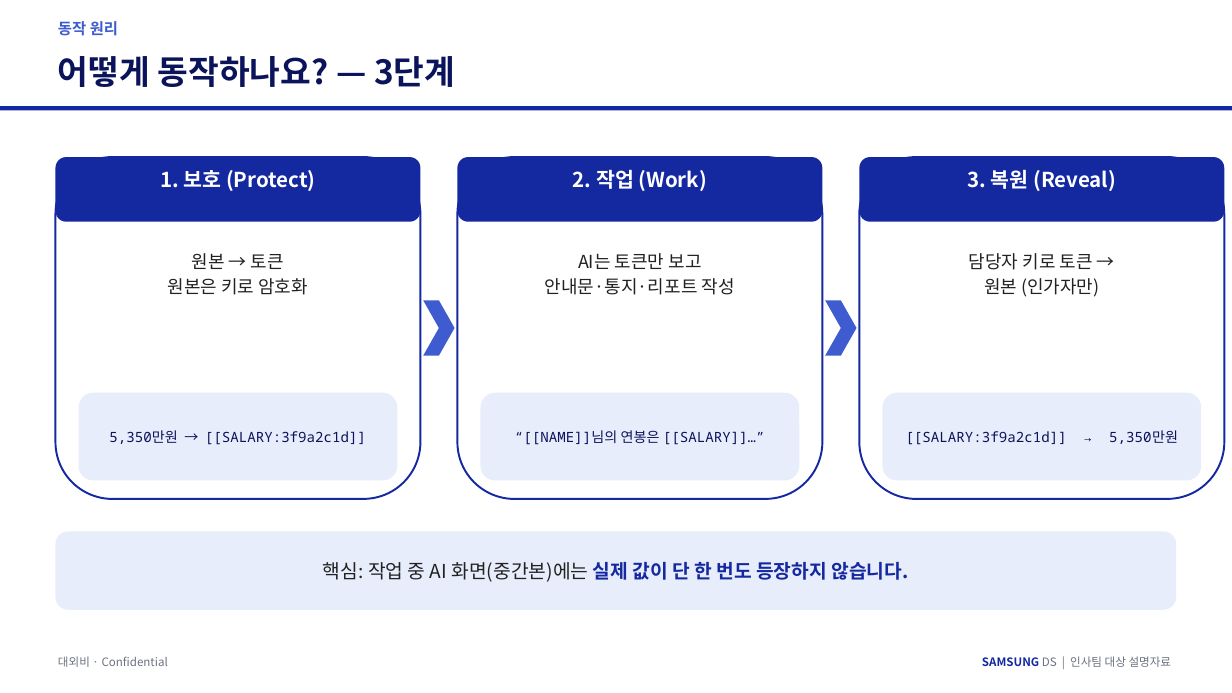
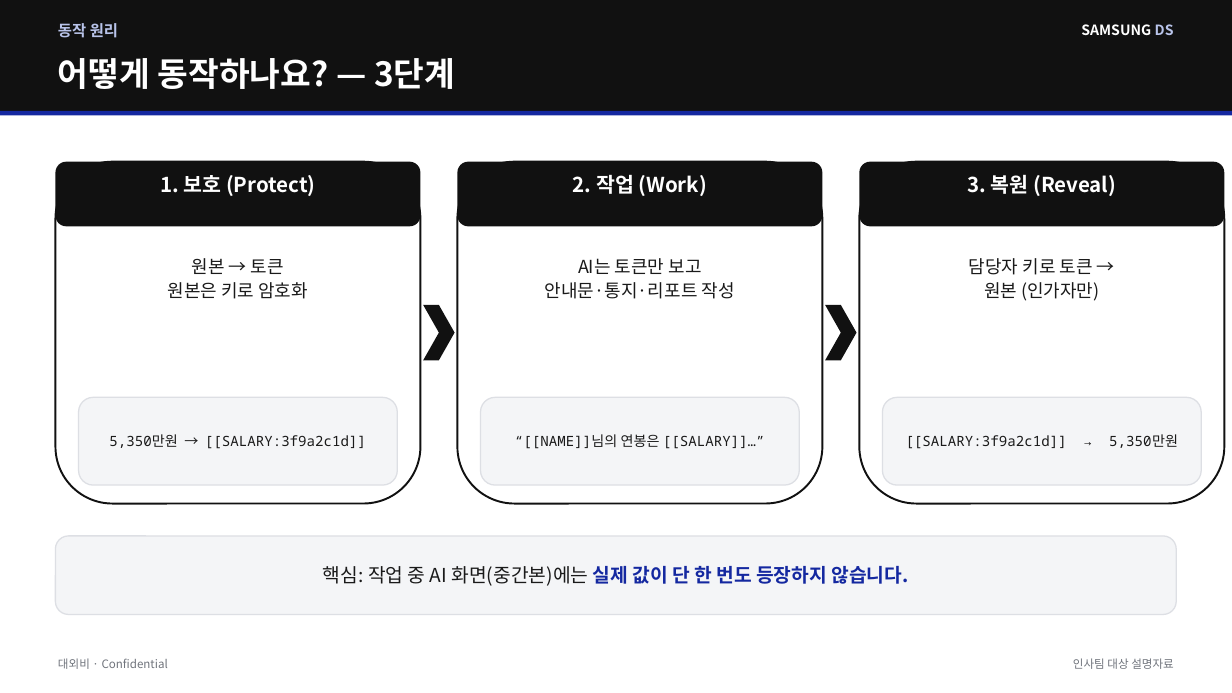
Before and after one commit to kos2001/pii-encryption-gateway, a slide deck: slide 4 of claudedocs/PII_게이트웨이_인사팀_설명.pptx. Drawn at 1232x693 pixels with LibreOffice and Linux fonts; fonts in the diff are those of the drawing. Boxes give left, top, right and bottom in pixels: in the first picture for what was removed or moved away, otherwise in the second. Text is boxed around its words. In the diff, an @@ line names an element or a change of style, - is before the commit and + after.

```diff
--- a/claudedocs/PII_게이트웨이_인사팀_설명.pptx
+++ b/claudedocs/PII_게이트웨이_인사팀_설명.pptx
@@ rectangle: place and size @@
-rectangle at (0,106,1232,110)
+rectangle at (0,0,1232,111)
@@ text "동작 원리" at (58,23,118,38): text colour #3E5CD0 to #B9C4EA @@
@@ text added at (1081,24,1174,35), 11 pt, text #FFFFFF, bold @@
+SAMSUNG DS
@@ text "어떻게 동작하나요? — 3단계" at (58,58,455,89): text colour #0B145A to #FFFFFF @@
@@ rectangle added at (0,111,1232,116), fill #1428A0 @@
@@ 10 rounded rectangles, 3 texts, 2 chevrons: place and size @@
-10 rounded rectangles, 3 texts, 2 chevrons at (55,157,1225,610)
+10 rounded rectangles, 3 texts, 2 chevrons at (55,162,1225,615)
@@ fill #1428A0 to #111111 in 4 elements at (0,0,1232,111), (860,162,1225,226), (55,162,421,226), (457,162,823,226) @@
@@ outline #1428A0 1.5 pt to #111111 1.5 pt in 3 elements at (55,162,421,504), (457,162,823,504), (860,162,1225,504) @@
@@ text colour #222222 to #1A1A1A in 3 elements at (168,258,308,299), (545,258,735,299), (969,258,1099,301) @@
@@ chevron at (423,305,455,360): fill #3E5CD0 to #111111 @@
@@ chevron at (825,305,857,360): fill #3E5CD0 to #111111 @@
@@ text colour #0B145A to #1A1A1A; fill #E8EDFB to #F4F5F7; outline none to #DDDFE4 1 pt in 3 elements at (79,397,397,485), (481,397,799,485), (883,397,1202,485) @@
@@ rounded rectangle "핵심: 작업 중 AI 화면(중간본)에는 ..." at (55,536,1177,615): text colour #222222 to #1A1A1A in "핵심: 작업 중 AI 화면(중간본)에는"; fill #E8EDFB to #F4F5F7; outline none to #DDDFE4 1 pt @@
@@ text "대외비 · Confidential" at (58,658,168,669): text colour #6B7280 to #70747C @@
@@ text at (1073,658,1174,669): text changed; text colour #6B7280 to #70747C @@
-SAMSUNG DS | 인사팀 대상 설명자료
+인사팀 대상 설명자료
```
Also in this commit, not shown: 8 other slides changed, 1 other file.
